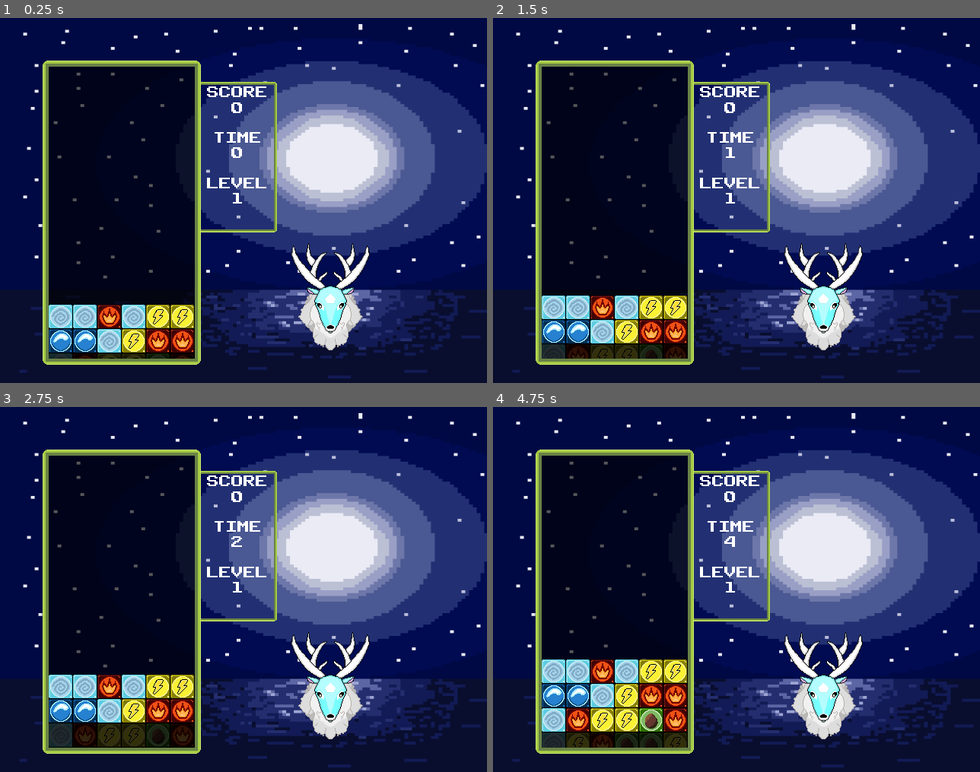
Above: before the commit, frames 1-4 (two rows, left to right).
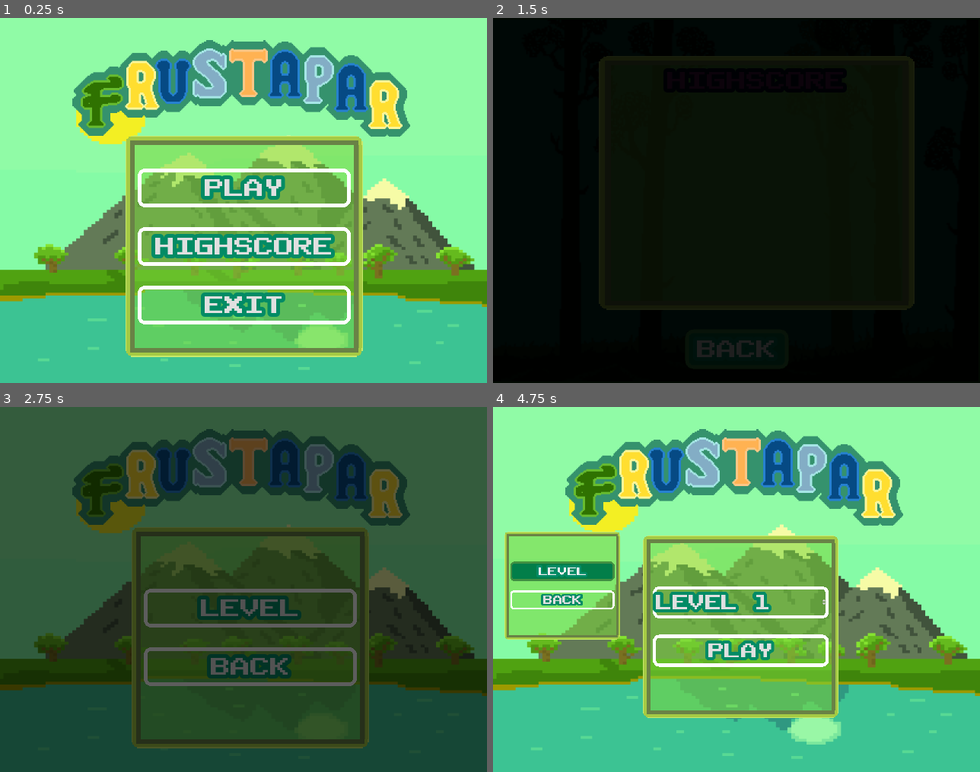
Above: after the commit, the same moments.

Repository: SomersetBlake/Frustapar
Game: Godot game, scene res://Scenes/MainScene.tscn
Same seed, same stepped clock (60 frames per second), same inputs: the game is played once before the commit and once after it. Before the commit the project starts from res://Game.tscn.
Inputs (mouse positions are in pixels of both pictures, inside the frame that each line leads up to):
- Up to frame 1 (0.25 s): no input
- Up to frame 2 (1.5 s): click (736, 247) at 0.5 s, where only the run after the commit has a clickable "HIGHSCORE"; click (736, 350) at 1.25 s, where only the run after the commit has a clickable "BACK"
- Up to frame 3 (2.75 s): click (243, 578) at 2 s, where only the run after the commit has a clickable "PLAY"
- Up to frame 4 (4.75 s): click (741, 666) at 2.75 s, where only the run after the commit has a clickable "BACK"; click (736, 578) at 3.5 s, where only the run after the commit has a clickable "PLAY"; click (741, 607) at 4.25 s, where only the run after the commit has a clickable "LEVEL"

The runs differ from the first frame. In frame 1, 100% of the frame differs, in the area x 0-100%, y 0-100%; in frame 2, 86%; in frame 3, 100%; in frame 4, 100%.

Commit message:
Added Highscore system

Diff:
--- a/FrustaparGame/GridMain.gd
+++ b/FrustaparGame/GridMain.gd
@@ -55,7 +55,6 @@
 	repair_black_boxes()
 	grid_end.low_pieces()
 	grid_end.end_game()
-	print(Global.speed)
 
 
 func destroy_line():
--- /dev/null
+++ b/FrustaparGame/Scenes/HighScore.tscn
@@ -0,0 +1,107 @@
+[gd_scene load_steps=11 format=2]
+
+[ext_resource path="res://Assets/MainScreenFontTheme.tres" type="Theme" id=1]
+[ext_resource path="res://Scripts/ShowScore.gd" type="Script" id=2]
+[ext_resource path="res://Assets/BackgroundForestSimple.png" type="Texture" id=3]
+[ext_resource path="res://Scripts/HighScoreScene.gd" type="Script" id=4]
+[ext_resource path="res://ScalingShader.gdshader" type="Shader" id=5]
+[ext_resource path="res://Assets/Borders/Elements_Border_Left.png" type="Texture" id=6]
+[ext_resource path="res://Assets/Borders/Elements_Border_Bottom.png" type="Texture" id=7]
+[ext_resource path="res://Assets/Borders/Elements_Border_Right.png" type="Texture" id=8]
+[ext_resource path="res://Assets/Borders/Elements_Border_top.png" type="Texture" id=9]
+
+[sub_resource type="ShaderMaterial" id=1]
+shader = ExtResource( 5 )
+
+[node name="HighScore" type="Node2D"]
+script = ExtResource( 4 )
+
+[node name="CanvasLayer2" type="CanvasLayer" parent="."]
+layer = -15
+
+[node name="ColorRect" type="ColorRect" parent="CanvasLayer2"]
+anchor_left = 0.5
+anchor_top = 0.5
+anchor_right = 0.5
+anchor_bottom = 0.5
+margin_left = -320.0
+margin_top = -240.0
+margin_right = 320.0
+margin_bottom = 240.0
+color = Color( 0.054902, 0.262745, 0.0431373, 1 )
+
+[node name="BackgroundForestSimple" type="Sprite" parent="CanvasLayer2"]
+modulate = Color( 0.235294, 0.866667, 0.439216, 0.839216 )
+position = Vector2( 319, 240 )
+scale = Vector2( 1.99063, 1.98333 )
+texture = ExtResource( 3 )
+
+[node name="CanvasLayer" type="CanvasLayer" parent="."]
+layer = -10
+
+[node name="ColorRect2" type="ColorRect" parent="CanvasLayer"]
+anchor_left = 0.5
+anchor_top = 0.5
+anchor_right = 0.5
+anchor_bottom = 0.5
+margin_left = -169.0
+margin_top = -178.0
+margin_right = 222.0
+margin_bottom = 132.0
+color = Color( 0.486275, 0.847059, 0.243137, 0.560784 )
+
+[node name="ElementsBorderBottom" type="Sprite" parent="CanvasLayer/ColorRect2"]
+position = Vector2( 195.496, 316 )
+scale = Vector2( 1.99495, 1.5 )
+texture = ExtResource( 7 )
+
+[node name="ElementsBorderRight" type="Sprite" parent="CanvasLayer/ColorRect2"]
+material = SubResource( 1 )
+position = Vector2( 395, 154.264 )
+scale = Vector2( 1.995, 0.811125 )
+texture = ExtResource( 8 )
+
+[node name="ElementsBorderLeft" type="Sprite" parent="CanvasLayer/ColorRect2"]
+position = Vector2( -4, 155 )
+scale = Vector2( 1.995, 0.811 )
+texture = ExtResource( 6 )
+
+[node name="ElementsBorderTop" type="Sprite" parent="CanvasLayer/ColorRect2"]
+position = Vector2( 195.495, -5.81344 )
+scale = Vector2( 1.99489, 1.5 )
+texture = ExtResource( 9 )
+
+[node name="BackButton" type="Button" parent="CanvasLayer"]
+anchor_left = 0.5
+anchor_top = 0.5
+anchor_right = 0.5
+anchor_bottom = 0.5
+margin_left = -67.5
+margin_top = 170.0
+margin_right = 67.5
+margin_bottom = 221.0
+theme = ExtResource( 1 )
+text = "BACK"
+
+[node name="ScrollContainer" type="ScrollContainer" parent="CanvasLayer"]
+anchor_left = 0.5
+anchor_top = 0.5
+anchor_right = 0.5
+anchor_bottom = 0.5
+margin_left = -169.0
+margin_top = -178.0
+margin_right = 222.0
+margin_bottom = 132.0
+theme = ExtResource( 1 )
+
+[node name="ShowScore" type="Label" parent="CanvasLayer/ScrollContainer"]
+modulate = Color( 0.360784, 0.101961, 0.32549, 1 )
+light_mask = 0
+margin_right = 338.0
+margin_bottom = 41.0
+theme = ExtResource( 1 )
+text = "  HIGHSCORE  "
+align = 1
+script = ExtResource( 2 )
+
+[connection signal="button_up" from="CanvasLayer/BackButton" to="." method="_on_BackButton_button_up"]
--- a/FrustaparGame/Scenes/MainScene.tscn
+++ b/FrustaparGame/Scenes/MainScene.tscn
@@ -92,11 +92,11 @@
 margin_bottom = 64.0
 text = "PLAY"
 
-[node name="SettingsButton" type="Button" parent="Control/VBoxContainer"]
+[node name="HighscoreButton" type="Button" parent="Control/VBoxContainer"]
 margin_top = 90.0
 margin_right = 280.0
 margin_bottom = 141.0
-text = "SETTINGS"
+text = "HIGHSCORE"
 
 [node name="QuitGame" type="Button" parent="Control/VBoxContainer"]
 margin_top = 167.0
@@ -111,4 +111,5 @@
 texture = ExtResource( 8 )
 
 [connection signal="button_up" from="Control/VBoxContainer/PlayButton" to="Control" method="_on_PlayButton_button_up"]
+[connection signal="button_up" from="Control/VBoxContainer/HighscoreButton" to="Control" method="_on_HighscoreButton_button_up"]
 [connection signal="button_up" from="Control/VBoxContainer/QuitGame" to="Control" method="_on_QuitGame_button_up"]
--- /dev/null
+++ b/FrustaparGame/Scenes/SaveAndLoad.tscn
@@ -0,0 +1,6 @@
+[gd_scene load_steps=2 format=2]
+
+[ext_resource path="res://Scripts/SaveAndLoad.gd" type="Script" id=1]
+
+[node name="SaveAndLoad" type="Node2D"]
+script = ExtResource( 1 )
--- /dev/null
+++ b/FrustaparGame/Scenes/Transition.tscn
@@ -0,0 +1,53 @@
+[gd_scene load_steps=4 format=2]
+
+[ext_resource path="res://Scripts/Transition.gd" type="Script" id=1]
+
+[sub_resource type="Animation" id=1]
+resource_name = "RESET"
+length = 0.01
+tracks/0/type = "value"
+tracks/0/path = NodePath(".:modulate")
+tracks/0/interp = 1
+tracks/0/loop_wrap = true
+tracks/0/imported = false
+tracks/0/enabled = true
+tracks/0/keys = {
+"times": PoolRealArray( 0 ),
+"transitions": PoolRealArray( 1 ),
+"update": 0,
+"values": [ Color( 1, 1, 1, 0 ) ]
+}
+
+[sub_resource type="Animation" id=2]
+resource_name = "transition"
+length = 0.5
+tracks/0/type = "value"
+tracks/0/path = NodePath(".:modulate")
+tracks/0/interp = 1
+tracks/0/loop_wrap = true
+tracks/0/imported = false
+tracks/0/enabled = true
+tracks/0/keys = {
+"times": PoolRealArray( 0, 0.5 ),
+"transitions": PoolRealArray( 1, 1 ),
+"update": 0,
+"values": [ Color( 1, 1, 1, 0 ), Color( 1, 1, 1, 1 ) ]
+}
+
+[node name="Transition" type="Node2D"]
+script = ExtResource( 1 )
+
+[node name="TransitionLayer" type="CanvasLayer" parent="."]
+layer = 128
+
+[node name="ColorRect" type="ColorRect" parent="TransitionLayer"]
+modulate = Color( 1, 1, 1, 0 )
+anchor_right = 1.0
+anchor_bottom = 1.0
+mouse_filter = 2
+color = Color( 0, 0, 0, 1 )
+
+[node name="AnimationPlayer" type="AnimationPlayer" parent="TransitionLayer"]
+root_node = NodePath("../ColorRect")
+anims/RESET = SubResource( 1 )
+anims/transition = SubResource( 2 )
--- a/FrustaparGame/Scripts/EndGame.gd
+++ b/FrustaparGame/Scripts/EndGame.gd
@@ -8,6 +8,8 @@
 			if(Global.pieces_table[x][Global.height - 1].global_position.y <= 64 + Global.size/2 && Global.speed != 0):
 				Global.speed = 0
 				Global.gameEnded = true
+				Score_Saving.top_100.push_back(int(Global.score))
+				Score_Saving.save_scores()
 				var i = Global.height - 1
 				while(i >= 0):
 					for a in Global.width:
@@ -18,8 +20,6 @@
 
 			elif(win_line_node != Node2D):
 				if (Global.pieces_table[x][Global.height - 1].global_position.y >= win_line_node.rect_global_position.y):
-
-		#			Global.gameEnded = true
 					Global.level += 1
 					Global.last_row = Global.added_rows + 2
 					Global.speed = Global.levelSpeed[Global.level - 1]
@@ -52,6 +52,7 @@
 #make a line that determines the end of level. It checks by comparing created rows
 #to number of created rows to finish
 func win_line():
+	print(Global.last_row)
 	if(Global.added_rows >= Global.last_row):
 		Global.last_row = Global.added_rows + 20000
 		win_line_node = preload("res://Pieces/Win_game_line.tscn").instance()
--- /dev/null
+++ b/FrustaparGame/Scripts/HighScoreScene.gd
@@ -0,0 +1,6 @@
+extends Node2D
+
+
+
+func _on_BackButton_button_up():
+	SceneTransition.change_scene("res://Scenes/MainScene.tscn")
--- a/FrustaparGame/Scripts/Pause.gd
+++ b/FrustaparGame/Scripts/Pause.gd
@@ -24,7 +24,7 @@
 	ev.pressed = true
 	Input.parse_input_event(ev)
 	reset_variables()
-	get_tree().change_scene("res://Scenes/MainScene.tscn")
+	SceneTransition.change_scene("res://Scenes/MainScene.tscn")
 
 
 func reset_variables():
@@ -35,3 +35,4 @@
 	Global.waitTime = 0
 	Global.level = 1
 	Global.gameEnded = false
+	Global.last_row = -12
--- a/FrustaparGame/Scripts/RetryButton.gd
+++ b/FrustaparGame/Scripts/RetryButton.gd
@@ -9,5 +9,6 @@
 	Global.waitTime = 0
 	Global.level = 1
 	Global.gameEnded = false
+	Global.last_row = -12
 	get_tree().paused = false
 	get_tree().reload_current_scene()
--- /dev/null
+++ b/FrustaparGame/Scripts/SaveAndLoad.gd
@@ -0,0 +1,31 @@
+extends Node2D
+
+var top_100 = []
+const FILEPATH = "user://score.data"
+
+func _ready():
+	load_scores()
+
+
+func load_scores():
+	var file = File.new()
+	if file.file_exists(FILEPATH):
+		var error = file.open_encrypted_with_pass(FILEPATH, File.READ, "#EveryD4ySc0re")
+		if error == OK:
+			top_100 = file.get_var()
+			file.close()
+
+
+func save_scores():
+	correct_data()
+	var file = File.new()
+	var error = file.open_encrypted_with_pass(FILEPATH, File.WRITE,"#EveryD4ySc0re")
+	if error == OK:
+		file.store_var(top_100)
+		file.close()
+
+func correct_data():
+	top_100.sort()
+	top_100.invert()
+	if(top_100.size() > 100):
+		top_100.pop_back()
--- /dev/null
+++ b/FrustaparGame/Scripts/ShowScore.gd
@@ -0,0 +1,7 @@
+extends Label
+
+
+func _ready():
+	self.text = "   HIGHSCORE  \n"
+	for i in Score_Saving.top_100.size():
+		self.text += String(Score_Saving.top_100[i]) + "\n"
--- a/FrustaparGame/Scripts/StartGameSettings.gd
+++ b/FrustaparGame/Scripts/StartGameSettings.gd
@@ -12,8 +12,8 @@
 		LevelSelect.visible = false
 		tween.parallel().tween_property(LevelSelect, "rect_scale", Vector2(0,0), 0.75 )
 	else:
-		get_tree().change_scene("res://Scenes/MainScene.tscn")
+		SceneTransition.change_scene("res://Scenes/MainScene.tscn")
 
 
 func _on_PLAY_button_up():
-	get_tree().change_scene("res://Game.tscn")
+	SceneTransition.change_scene("res://Game.tscn")
--- a/FrustaparGame/Scripts/TitleScreen.gd
+++ b/FrustaparGame/Scripts/TitleScreen.gd
@@ -2,8 +2,12 @@
 
 
 func _on_PlayButton_button_up():
-	get_tree().change_scene("res://Scenes/PlaySettings.tscn")
+	SceneTransition.change_scene("res://Scenes/PlaySettings.tscn")
 
 
 func _on_QuitGame_button_up():
 	get_tree().quit()
+
+
+func _on_HighscoreButton_button_up():
+	SceneTransition.change_scene("res://Scenes/HighScore.tscn")
--- /dev/null
+++ b/FrustaparGame/Scripts/Transition.gd
@@ -0,0 +1,8 @@
+extends Node2D
+
+
+func change_scene(target: String) -> void:
+	$TransitionLayer/AnimationPlayer.play("transition")
+	yield($TransitionLayer/AnimationPlayer, "animation_finished")
+	get_tree().change_scene(target)
+	$TransitionLayer/AnimationPlayer.play_backwards("transition")
--- a/FrustaparGame/project.godot
+++ b/FrustaparGame/project.godot
@@ -11,12 +11,14 @@
 [application]
 
 config/name="Frustapar"
-run/main_scene="res://Game.tscn"
+run/main_scene="res://Scenes/MainScene.tscn"
 config/icon="res://icon.png"
 
 [autoload]
 
 Global="*res://Global.tscn"
+SceneTransition="*res://Scenes/Transition.tscn"
+Score_Saving="*res://Scenes/SaveAndLoad.tscn"
 
 [display]
 
